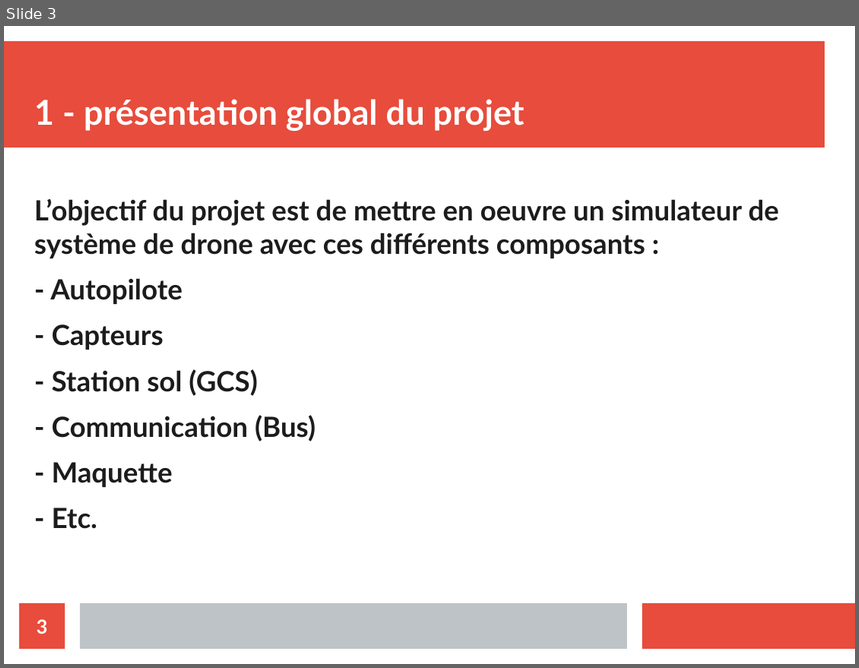
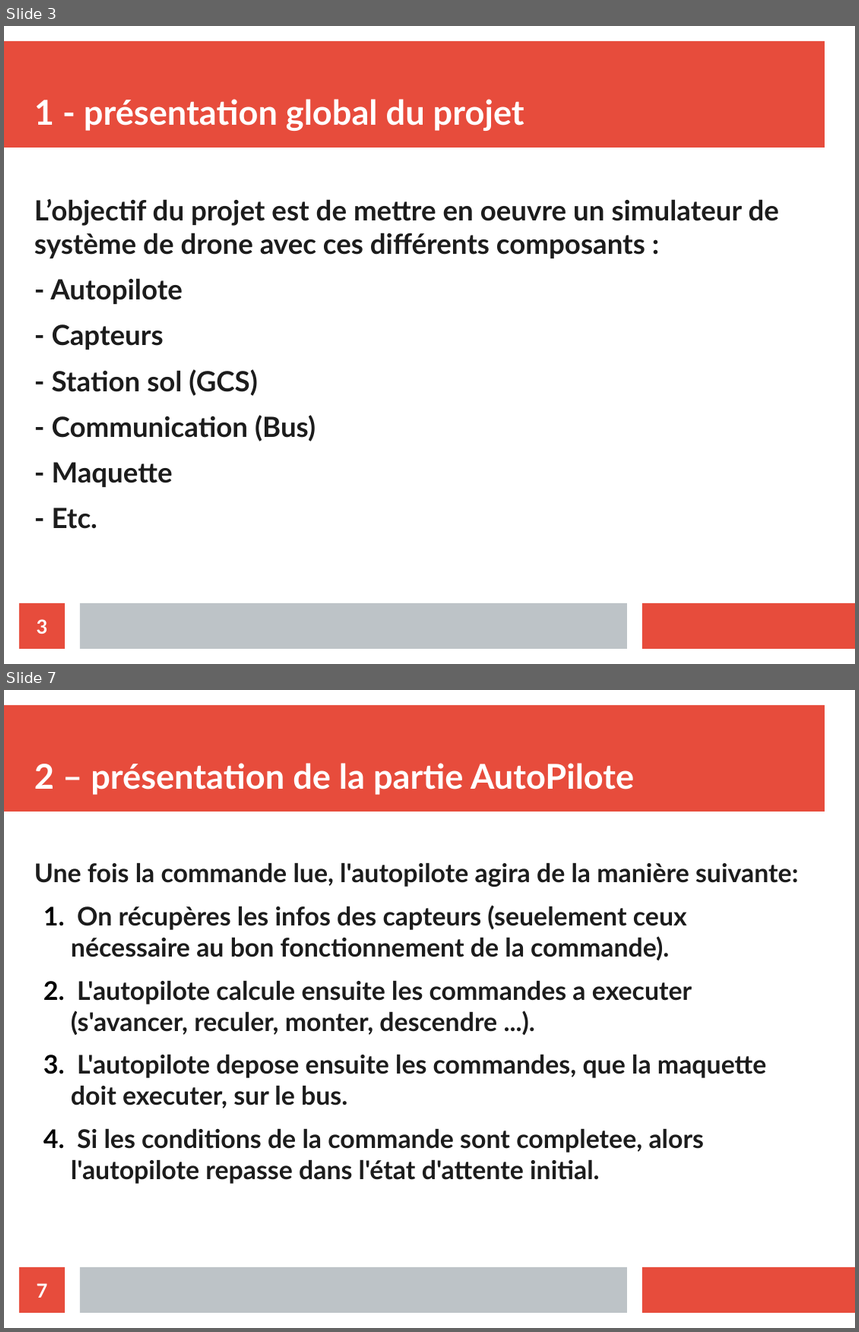
Before and after one commit to athmanmekh/AuttoPIlote-X-OPEN-PILOT, a slide deck: presentation/diapoPresentation.odp. Shown one above the other, each under a label of ours: slide 3 before the commit, slides 3 and 7 after it; the slides between them are not shown. The pictures are 859x668 and 859x1332 pixels, drawn with LibreOffice and Linux fonts; fonts in the diff are those of the drawing. Boxes give left, top, right and bottom in pixels: in the first picture for what was removed or moved away, otherwise in the second. Text is boxed around its words. In the diff, an @@ line names an element or a change of style, - is before the commit and + after.

```diff
--- a/presentation/diapoPresentation.odp
+++ b/presentation/diapoPresentation.odp
@@ slide 7 added at [4, 690, 855, 1328], background #FFFFFF; not listed: 3 template elements that a slide beside it also shows @@
@@ title added at [34, 763, 634, 795], 32 pt, text #FFFFFF, bold @@
+2 – présentation de la partie AutoPilote
@@ text added at [34, 863, 798, 1184], 24.1 pt, text #1C1C1C, bold @@
+Une fois la commande lue, l'autopilote agira de la manière suivante:
+1. On récupères les infos des capteurs (seuelement ceux nécessaire au bon fonctionnement de la commande).
+2. L'autopilote calcule ensuite les commandes a executer (s'avancer, reculer, monter, descendre ...).
+3. L'autopilote depose ensuite les commandes, que la maquette doit executer, sur le bus.
+4. Si les conditions de la commande sont completee, alors l'autopilote repasse dans l'état d'attente initial.
@@ page number added at [19, 1268, 65, 1313], fill #E74C3C, 18 pt, text #FFFFFF, bold @@
+7
```
Also in this commit, not shown: 1 slide changed, 5 other slides added, 1 slide removed, 4 other files.
